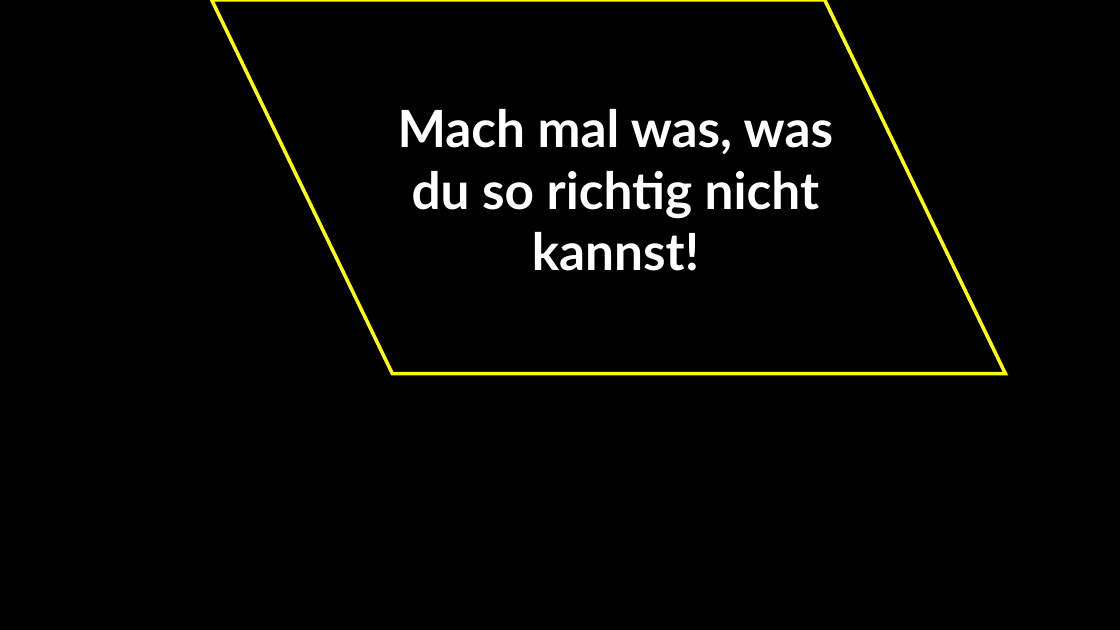
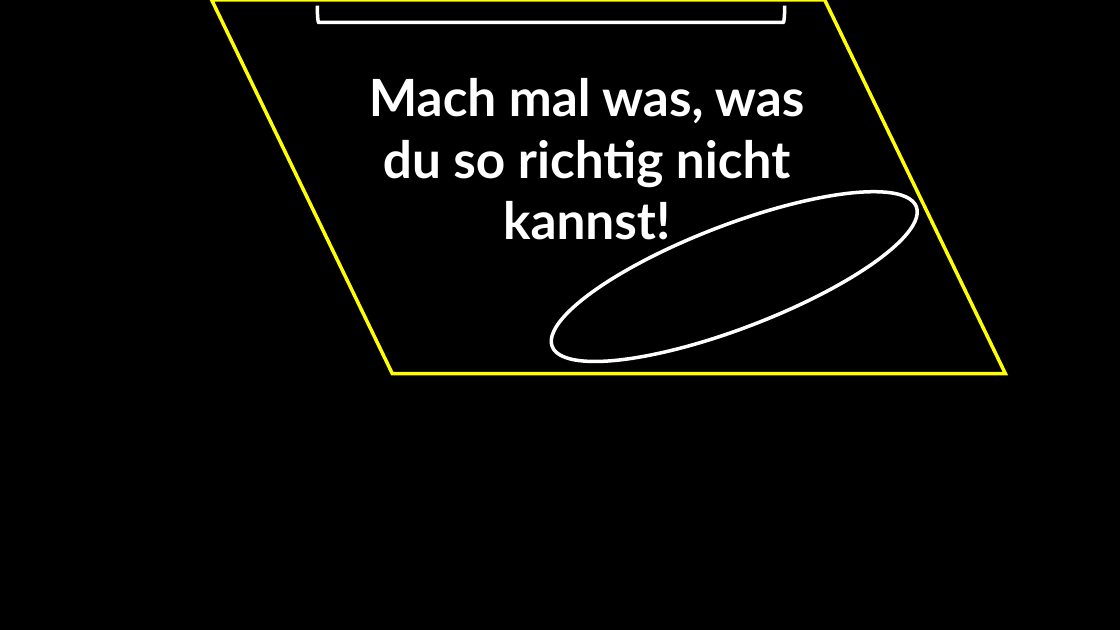
Before and after one commit to jkruppa/teaching, a slide deck: slide 10 of talks/202510_roulette/Kruppa_Scheetz.pptx. Drawn at 1120x630 pixels with LibreOffice and Linux fonts; fonts in the diff are those of the drawing. Boxes give left, top, right and bottom in pixels: in the first picture for what was removed or moved away, otherwise in the second. Text is boxed around its words. In the diff, an @@ line names an element or a change of style, - is before the commit and + after.

```diff
--- a/talks/202510_roulette/Kruppa_Scheetz.pptx
+++ b/talks/202510_roulette/Kruppa_Scheetz.pptx
@@ left bracket added at bbox=[318, 5, 785, 22], outline #FFFFFF 3 pt @@
@@ text "Mach mal was, was du ..." rewrapped from bbox=[398, 109, 833, 271] to bbox=[369, 78, 804, 249] @@
@@ ellipse added at bbox=[534, 158, 935, 395], fill #000000, outline #FFFFFF 3 pt @@
```
Also in this commit, not shown: 3 other slides changed, 7 other files.
